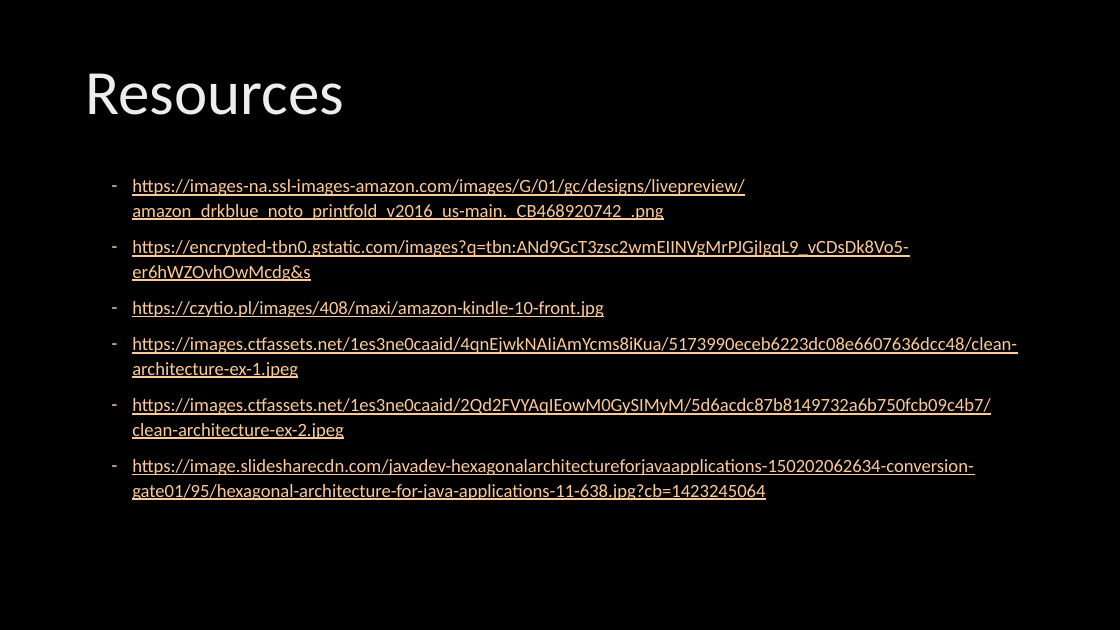
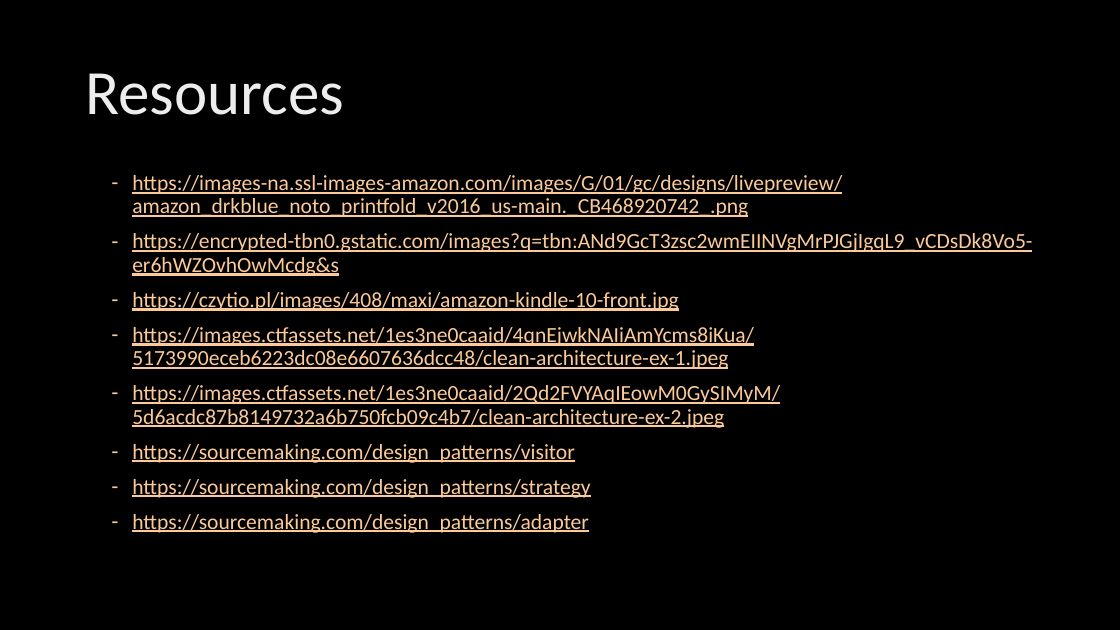
Before and after one commit to KonradGalczynski/Learning, a slide deck: slide 19 of CleanCodeCleanArch/CleanCodeCleanArch.pptx (slide 15 before the commit). Drawn at 1120x630 pixels with LibreOffice and Linux fonts; fonts in the diff are those of the drawing; background and template pictures are left out. Boxes give left, top, right and bottom in pixels: in the first picture for what was removed or moved away, otherwise in the second. Text is boxed around its words. In the diff, an @@ line names an element or a change of style, - is before the commit and + after.

```diff
--- a/CleanCodeCleanArch/CleanCodeCleanArch.pptx
+++ b/CleanCodeCleanArch/CleanCodeCleanArch.pptx
@@ text at (132,175,1032,428): size 16 to 18.5 pt in "https://images-na.ssl-images-amazon.com/images/G/01/gc/desig ...", "https://encrypted-tbn0.gstatic.com/images?q=tbn:ANd9GcT3zsc2 ...", "https://czytio.pl/images/408/maxi/amazon-kindle-10-front.jpg", "https://images.ctfassets.net/1es3ne0caaid/4qnEjwkNAIiAmYcms8 ..." and 1 more places; line spacing 1.1 to 0.9 @@
@@ text at (132,444,590,533): text changed; size 16 to 18.5 pt @@
-– https://image.slidesharecdn.com/javadev-hexagonalarchitectureforjavaapplications-150202062634-conversion-gate01/95/hexagonal-architecture-for-java-applications-11-638.jpg?cb=1423245064
+– https://sourcemaking.com/design_patterns/visitor
+– https://sourcemaking.com/design_patterns/strategy
+– https://sourcemaking.com/design_patterns/adapter
```
Also in this commit, not shown: 7 other slides changed, 5 slides added, 1 slide removed.
